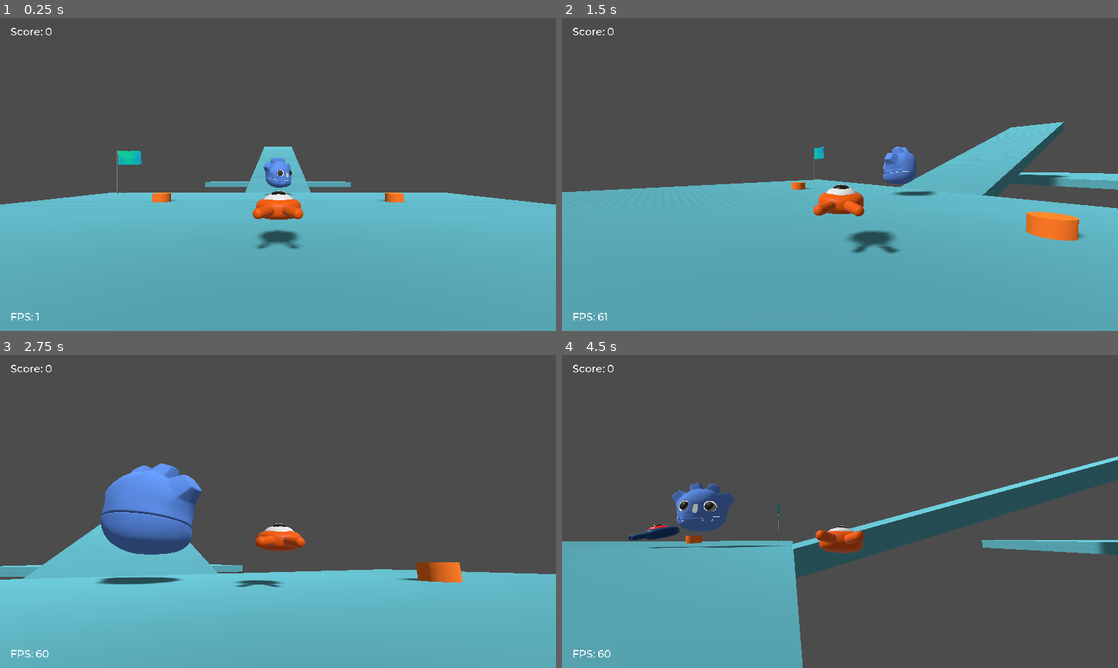
Above: before the commit, frames 1-4 (two rows, left to right).
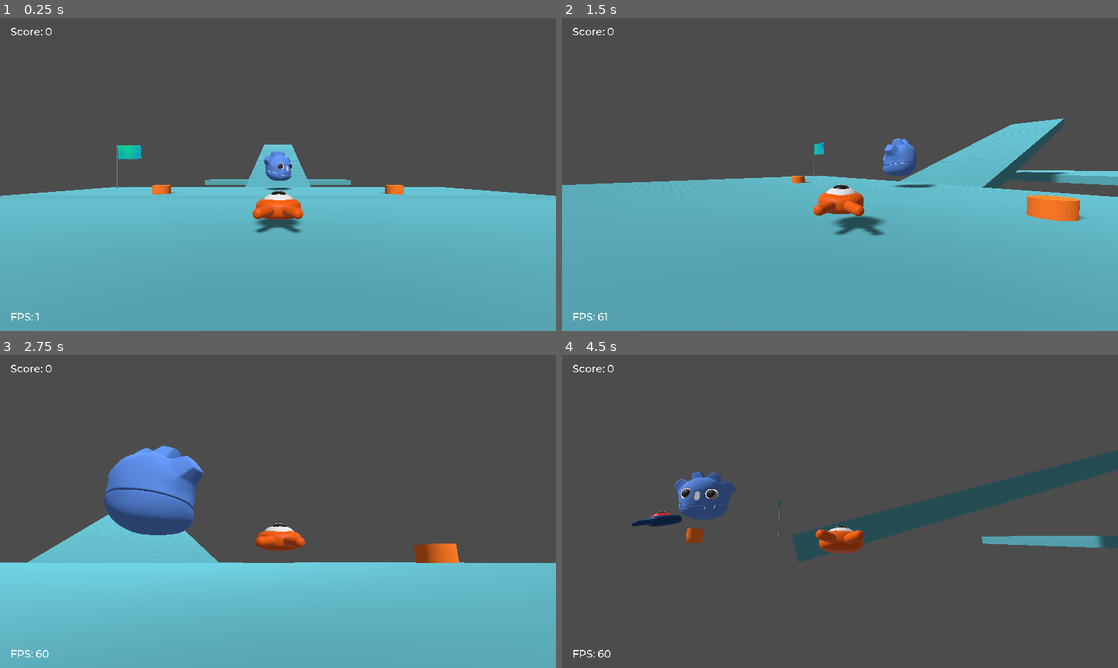
Above: after the commit, the same moments.

Repository: telmotrooper/squash-the-creeps
Game: Godot game, scene res://Main.tscn
The game is run twice, just before and just after one commit, with the same random seed, the same clock (stepped at 60 frames per second) and the same inputs.
Inputs (mouse positions are in pixels of both pictures, inside the frame that each line leads up to):
- Up to frame 1 (0.25 s): no input
- Up to frame 2 (1.5 s): tap Enter (ui_accept) at 0.5 s; move the mouse to (867, 174) at 0.52 s; hold Up (move_forward) from 0.53 s (still down); tap Space (jump) at 0.77 s; move the mouse to (812, 174) at 1.27 s
- Up to frame 3 (2.75 s): keep holding Up (move_forward); tap Space (jump) at 1.52 s; move the mouse to (289, 505) at 2.02 s
- Up to frame 4 (4.5 s): keep holding Up (move_forward); move the mouse to (834, 517) at 2.77 s; tap Space (jump) at 3.02, 3.77 s; move the mouse to (878, 514) at 3.52 s; move the mouse to (795, 508) at 4.27 s

The runs differ from the first frame. In frame 1, 3.6% of the frame differs, in the area x 0-100%, y 40-74%; in frame 2, 5.7%; in frame 3, 8.8%; in frame 4, 24%, in the area x 0-100%, y 30-100%.

Commit message:
Adjusted collision shape for ground

Diff:
--- a/my-3d-squash-the-creeps/Flag3DScene.tscn
+++ b/my-3d-squash-the-creeps/Flag3DScene.tscn
@@ -1,6 +1,6 @@
 [gd_scene load_steps=8 format=2]
 
-[ext_resource path="res://Shaders/flag_3d.shader" type="Shader" id=1]
+[ext_resource path="res://shaders/flag_3d.shader" type="Shader" id=1]
 
 [sub_resource type="OpenSimplexNoise" id=1]
 
--- a/my-3d-squash-the-creeps/Main.tscn
+++ b/my-3d-squash-the-creeps/Main.tscn
@@ -44,6 +44,7 @@
 collision_mask = 0
 
 [node name="CollisionShape" type="CollisionShape" parent="Map/Ground"]
+transform = Transform( 1, 0, 0, 0, 1, 0, 0, 0, 1, 0, -0.952113, 0 )
 shape = SubResource( 1 )
 
 [node name="MeshInstance" type="MeshInstance" parent="Map/Ground"]
@@ -57,6 +58,7 @@
 collision_mask = 0
 
 [node name="CollisionShape" type="CollisionShape" parent="Map/Ground2"]
+transform = Transform( 1, 0, 0, 0, 1, 0, 0, 0, 1, 0, -1.01119, 0 )
 shape = SubResource( 1 )
 
 [node name="MeshInstance" type="MeshInstance" parent="Map/Ground2"]
--- a/my-3d-squash-the-creeps/fonts/Flag3DScene.tscn
+++ b/my-3d-squash-the-creeps/fonts/Flag3DScene.tscn
@@ -1,6 +1,6 @@
 [gd_scene load_steps=8 format=2]
 
-[ext_resource path="res://Shaders/flag_3d.shader" type="Shader" id=1]
+[ext_resource path="res://shaders/flag_3d.shader" type="Shader" id=1]
 
 [sub_resource type="OpenSimplexNoise" id=1]
 
Renamed: my-3d-squash-the-creeps/Shaders/flag_3d.shader -> my-3d-squash-the-creeps/shaders/flag_3d.shader
